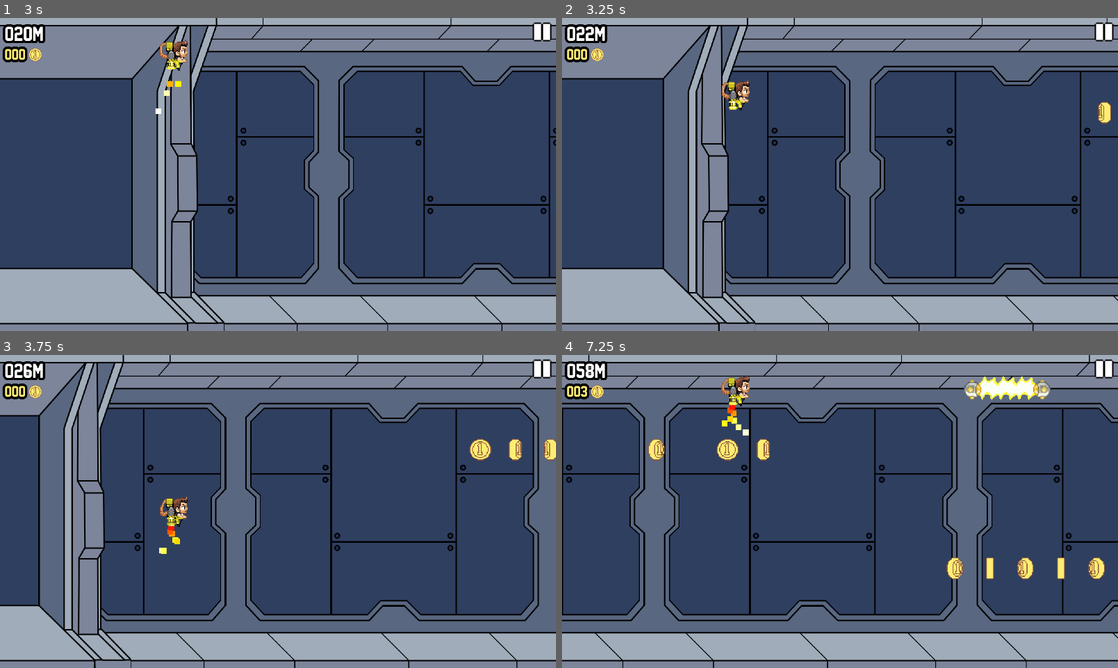
Above: before the commit, frames 1-4 (two rows, left to right).
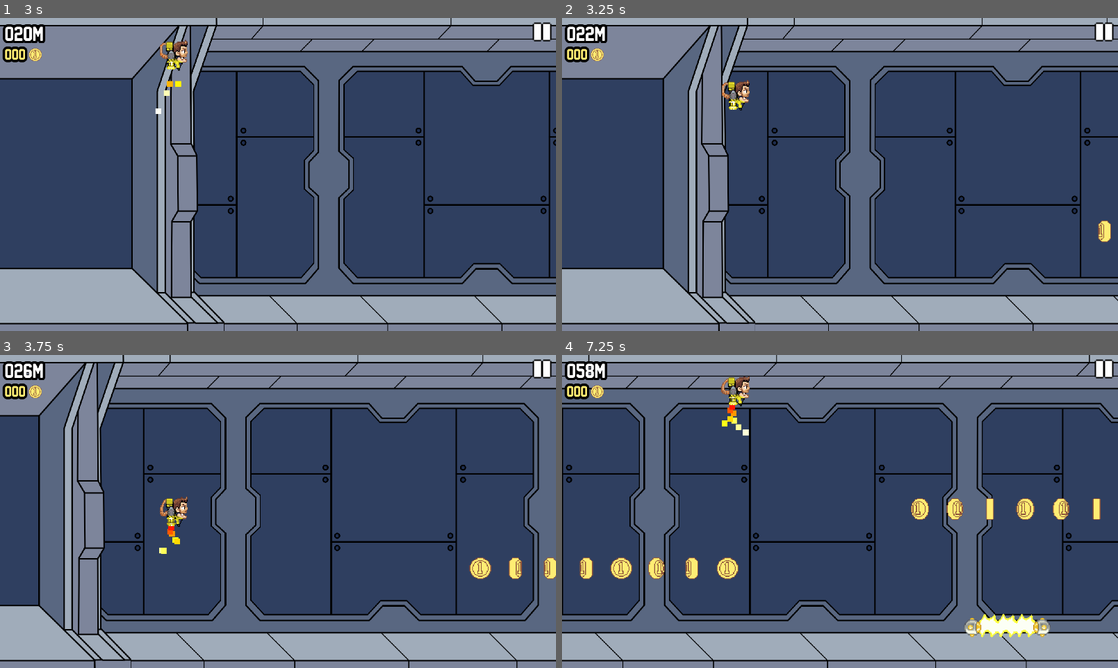
Above: after the commit, the same moments.

Repository: reyvanomario/data-dash
Game: Godot game, scene res://stages/main/main.tscn
Two runs of this game, one before a commit and one after it. Both use one fixed random seed, a clock stepped at 60 frames per second and the inputs below.
Inputs (mouse positions are in pixels of both pictures, inside the frame that each line leads up to):
- Up to frame 1 (3 s): tap Enter at 0.5 s; move the mouse to (400, 158) at 0.52 s; press the mouse at (400, 158) at 0.53 s; move the mouse to (166, 190) at 1.27 s; release the mouse at (166, 190) at 1.28 s; click (166, 190) at 1.35 s; move the mouse to (333, 105) at 2.02 s; press the mouse at (333, 105) at 2.03 s; move the mouse to (250, 237) at 2.77 s; release the mouse at (250, 237) at 2.78 s; click (250, 237) at 2.85 s
- Up to frame 2 (3.25 s): no input
- Up to frame 3 (3.75 s): move the mouse to (444, 558) at 3.52 s; press the mouse at (444, 558) at 3.53 s
- Up to frame 4 (7.25 s): move the mouse to (673, 464) at 4.27 s; release the mouse at (673, 464) at 4.28 s; click (673, 464) at 4.35 s; move the mouse to (867, 511) at 5.02 s; press the mouse at (867, 511) at 5.03 s; move the mouse to (756, 433) at 5.77 s; release the mouse at (756, 433) at 5.78 s; click (756, 433) at 5.85 s; move the mouse to (962, 495) at 6.52 s; press the mouse at (962, 495) at 6.53 s

Frame 1 is identical in both runs. In frame 2, 0.3% of the frame differs, in the area x 96-99%, y 26-72%; in frame 3, 1.0%; in frame 4, 4.7%, in the area x 3-98%, y 6-91%.

Commit message:
Add spawner manager to control available spawn points

Diff:
--- a/entities/collectable/coin/spawner/coin_spawner.gd
+++ b/entities/collectable/coin/spawner/coin_spawner.gd
@@ -1,10 +1,9 @@
 class_name CoinSpawner
 extends Spawner
 
-func spawn() -> void:
-	spawn_point = possible_spawn_points.pick_random()
+func spawn(spawn_point: Vector2) -> void:
 	var amount = randi_range(5, 10)
 	for c in amount:
-		super.spawn()
+		super.spawn(spawn_point)
 		var interval_divider = GameManager.speed / GameManager.Speed.START
 		await get_tree().create_timer(0.3 / interval_divider).timeout
--- a/entities/missile/spawner/missile_spawner.gd
+++ b/entities/missile/spawner/missile_spawner.gd
@@ -8,7 +8,7 @@
 #endregion
 
 #region FUNCTIONS
-func spawn() -> void:
+func spawn(spawn_point: Vector2) -> void:
 	spawn_point = Vector2(2000, target_node.position.y) if target_node != null else spawn_point
-	super.spawn()
+	super.spawn(spawn_point)
 #endregion
--- a/project.godot
+++ b/project.godot
@@ -19,6 +19,7 @@
 
 GameManager="*res://utilities/game/game_manager.gd"
 SaveSystem="*res://utilities/save/save_system.gd"
+SpawnerManager="*res://utilities/spawner/manager/spawner_manager.gd"
 
 [display]
 
--- a/stages/main/main.tscn
+++ b/stages/main/main.tscn
@@ -47,4 +47,5 @@
 script = ExtResource("11_tf6qg")
 target_node = NodePath("../Player")
 node_scene = ExtResource("12_tc22m")
+interval_min = 5.0
 interval_max = 12.0
--- /dev/null
+++ b/utilities/spawner/manager/spawner_manager.gd
@@ -0,0 +1,54 @@
+class_name SpawnerManagerGlobal
+extends Node
+## The global spawner manager.
+##
+## A simple global manager keeping track of spawner essentials.[br]
+## This should be added as a global script named [param SpawnerManager].[br]
+## It's then reachable by all other components under that name.
+
+#region CONSTANTS
+## All possible spawn points.
+const possible_spawn_points: Array[Vector2] = [
+	Vector2(2000, 120),
+	Vector2(2000, 325),
+	Vector2(2000, 530),
+	Vector2(2000, 735),
+	Vector2(2000, 940),
+]
+#endregion
+
+#region VARIABLES
+## All the available spawn points.
+var available_spawn_points: Array[Vector2] = []
+#endregion
+
+#region FUNCTIONS
+func _ready() -> void:
+	GameManager.game_changed.connect(func(game: int):
+		match game:
+			GameManager.Game.PLAYING:
+				reset_available_spawn_points()
+	)
+
+## Make all possible spawn points available again.
+func reset_available_spawn_points() -> void:
+	for spawn_point in possible_spawn_points:
+		make_spawn_point_available(spawn_point, 0.0)
+
+## Used to get an available spawn point.
+## Will return a Vector2 if any spawn points are available.
+## Otherwise null will be returned.
+func get_available_spawn_point() -> Variant:
+	if available_spawn_points.is_empty():
+		return null
+
+	var random_index = randi_range(0, available_spawn_points.size() - 1)
+	return available_spawn_points.pop_at(random_index)
+
+## Used to make a spawn point available.
+func make_spawn_point_available(spawn_point: Vector2, cool_down: float = 0.3) -> void:
+	if available_spawn_points.has(spawn_point):
+		return
+	await get_tree().create_timer(cool_down).timeout
+	available_spawn_points.append(spawn_point)
+#endregion
--- a/utilities/spawner/spawner.gd
+++ b/utilities/spawner/spawner.gd
@@ -4,13 +4,7 @@
 
 #region CONSTANTS
 ## An array of possible spawn points.
-const possible_spawn_points: Array[Vector2] = [
-	Vector2(2000, 120),
-	Vector2(2000, 325),
-	Vector2(2000, 530),
-	Vector2(2000, 735),
-	Vector2(2000, 940),
-]
+const possible_spawn_points: Array[Vector2] = []
 #endregion
 
 #region VARIABLES
@@ -24,22 +18,13 @@
 @export var interval_max: float = 5.0
 ## All instantiated but despawned spawnables are collected here.
 var spawnable_pool: Array[Spawnable] = []
-## Spawn point is either set to a Vector2 or null.
-## If null, a random Vector2 from possible_spawn_points will be returned.
-var spawn_point: Variant = null :
-	set(s):
-		if s != null and s is not Vector2:
-			return
-		spawn_point = s
-	get():
-		if spawn_point is Vector2:
-			return spawn_point
-		return possible_spawn_points.pick_random()
 #endregion
 
 #region SIGNALS
 ## Emitted when it's time to spawn a new spawnable.
 signal time_to_spawn
+## Emitted when the spawner just finished spawning.
+signal finished_spawning(spawn_point: Variant)
 #endregion
 
 #region FUNCTIONS
@@ -51,6 +36,7 @@
 			GameManager.Game.OVER, GameManager.Game.NEW:
 				disconnect_time_to_spawn()
 	)
+	finished_spawning.connect(on_finished_spawning)
 
 ## Start a new one-shot timer.
 func start_timer() -> void:
@@ -79,7 +65,17 @@
 
 ## What should happen when it's time to spawn?
 func on_time_to_spawn() -> void:
-	await spawn()
+	var spawn_point = SpawnerManager.get_available_spawn_point()
+	if spawn_point is not Vector2:
+		start_timer()
+		return
+
+	await spawn(spawn_point)
+	finished_spawning.emit(spawn_point)
+
+## What should happen when the spawner just finished spawning?
+func on_finished_spawning(spawn_point: Vector2) -> void:
+	SpawnerManager.make_spawn_point_available(spawn_point)
 	start_timer()
 
 ## Get spawnable component from node.
@@ -104,7 +100,7 @@
 	return spawnable
 
 ## Spawn the specific spawnable assigned to this spawner.
-func spawn() -> void:
+func spawn(spawn_point: Vector2) -> void:
 	# check if movement has stopped before continuing
 	if GameManager.game != GameManager.Game.PLAYING:
 		return
